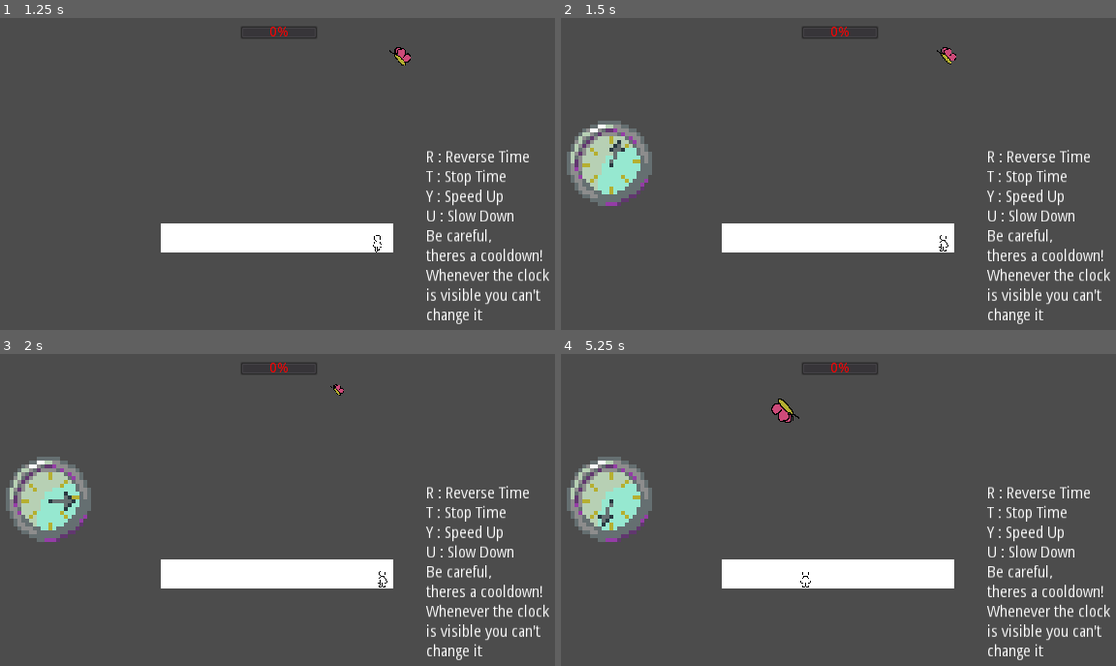
Above: before the commit, frames 1-4 (two rows, left to right).
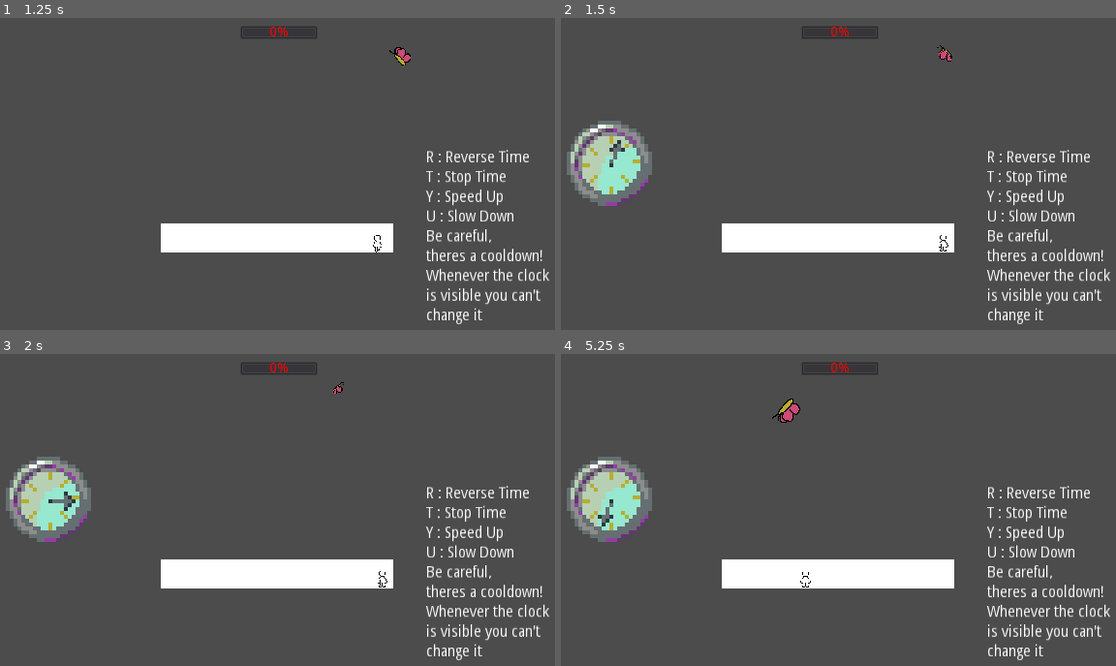
Above: after the commit, the same moments.

Repository: andersAsch0/Island-Game
Game: Godot game, scene res://scenes/BattleMode.tscn
The game is run twice, just before and just after one commit, with the same random seed, the same clock (stepped at 60 frames per second) and the same inputs. This scene is started directly instead of the project's main scene.
Inputs:
- Up to frame 1 (1.25 s): tap Enter (ui_accept) at 0.5, 0.77 s; hold Right (ui_right) from 0.53 s (still down); hold Space (dash) from 0.53 s (still down)
- Up to frame 2 (1.5 s): release Right (ui_right) at 1.28 s; release Space (dash) at 1.28 s; hold R (reverseTime) from 1.28 s (still down); tap F (enter_fight) at 1.35 s
- Up to frame 3 (2 s): keep holding R (reverseTime); tap Enter (ui_accept) at 1.52 s
- Up to frame 4 (5.25 s): release R (reverseTime) at 2.03 s; hold Right (ui_right) 2.03-2.78 s; hold T (stopTime) 2.03-2.78 s; hold Y (speedUpTime) 2.78-3.53 s; tap Space (dash) at 2.85 s; tap Enter (ui_accept) at 3.02, 3.77, 4.52 s; hold F (enter_fight) 3.53-4.28 s; hold Left (ui_left) 3.53-5.03 s; tap T (stopTime) at 4.35 s; hold R (reverseTime) from 5.03 s (still down); hold Space (dash) from 5.03 s (still down)

Frame 1 is identical in both runs. In frame 2, 0.1% of the frame differs, in the area x 67-72%, y 8-15%; in frame 3, less than 0.1%; in frame 4, 0.2%, in the area x 37-44%, y 14-23%.

Commit message:
mostly finished overhauling time system
still acts weird if time is reversed around the enemy approach (player attack round) but Im gonna put that off

Diff:
--- a/scenes/enemy.tscn
+++ b/scenes/enemy.tscn
@@ -19,6 +19,22 @@
 [sub_resource type="AtlasTexture" id=4]
 atlas = ExtResource( 1 )
 region = Rect2( 96, 0, 32, 32 )
+
+[sub_resource type="AtlasTexture" id=16]
+atlas = ExtResource( 1 )
+region = Rect2( 96, 0, 32, 32 )
+
+[sub_resource type="AtlasTexture" id=17]
+atlas = ExtResource( 1 )
+region = Rect2( 64, 0, 32, 32 )
+
+[sub_resource type="AtlasTexture" id=18]
+atlas = ExtResource( 1 )
+region = Rect2( 32, 0, 32, 32 )
+
+[sub_resource type="AtlasTexture" id=19]
+atlas = ExtResource( 1 )
+region = Rect2( 0, 0, 32, 32 )
 
 [sub_resource type="AtlasTexture" id=5]
 atlas = ExtResource( 1 )
@@ -52,6 +68,38 @@
 atlas = ExtResource( 1 )
 region = Rect2( 96, 32, 32, 32 )
 
+[sub_resource type="AtlasTexture" id=20]
+atlas = ExtResource( 1 )
+region = Rect2( 96, 32, 32, 32 )
+
+[sub_resource type="AtlasTexture" id=21]
+atlas = ExtResource( 1 )
+region = Rect2( 0, 32, 32, 32 )
+
+[sub_resource type="AtlasTexture" id=22]
+atlas = ExtResource( 1 )
+region = Rect2( 32, 32, 32, 32 )
+
+[sub_resource type="AtlasTexture" id=23]
+atlas = ExtResource( 1 )
+region = Rect2( 64, 32, 32, 32 )
+
+[sub_resource type="AtlasTexture" id=24]
+atlas = ExtResource( 1 )
+region = Rect2( 96, 0, 32, 32 )
+
+[sub_resource type="AtlasTexture" id=25]
+atlas = ExtResource( 1 )
+region = Rect2( 0, 0, 32, 32 )
+
+[sub_resource type="AtlasTexture" id=26]
+atlas = ExtResource( 1 )
+region = Rect2( 32, 0, 32, 32 )
+
+[sub_resource type="AtlasTexture" id=27]
+atlas = ExtResource( 1 )
+region = Rect2( 64, 0, 32, 32 )
+
 [sub_resource type="SpriteFrames" id=13]
 animations = [ {
 "frames": [ SubResource( 1 ), SubResource( 2 ), SubResource( 3 ), SubResource( 4 ) ],
@@ -59,9 +107,19 @@
 "name": "idle",
 "speed": 3.0
 }, {
+"frames": [ SubResource( 16 ), SubResource( 17 ), SubResource( 18 ), SubResource( 19 ) ],
+"loop": true,
+"name": "idleReverse",
+"speed": 5.0
+}, {
 "frames": [ SubResource( 5 ), SubResource( 6 ), SubResource( 7 ), SubResource( 8 ), SubResource( 9 ), SubResource( 10 ), SubResource( 11 ), SubResource( 12 ) ],
 "loop": true,
 "name": "moving",
+"speed": 5.0
+}, {
+"frames": [ SubResource( 20 ), SubResource( 21 ), SubResource( 22 ), SubResource( 23 ), SubResource( 24 ), SubResource( 25 ), SubResource( 26 ), SubResource( 27 ) ],
+"loop": true,
+"name": "movingReverse",
 "speed": 5.0
 } ]
 
@@ -79,7 +137,8 @@
 
 [node name="AnimatedSprite" type="AnimatedSprite" parent="."]
 frames = SubResource( 13 )
-animation = "moving"
+animation = "movingReverse"
+speed_scale = 0.0
 
 [node name="CollisionShape2D" type="CollisionShape2D" parent="."]
 position = Vector2( 0, 7 )
--- a/scripts/attackPatternJsonData/butterflyAttack.json
+++ b/scripts/attackPatternJsonData/butterflyAttack.json
@@ -1,10 +1,10 @@
 [
     {"loopStart": 1, "loopEnd": 7},
 	{"waitTime" : 0.4, "spawnLocationX": 50, "angle": 0},
-	{"waitTime" : 0.001, "spawnLocationX": 40, "angle": -0.2},
-	{"waitTime" : 0.4, "spawnLocationX": 60, "angle": 0.2},
-	{"waitTime" : 0.001, "spawnLocationX": 20, "angle": -0.4},
-	{"waitTime" : 0.4, "spawnLocationX": 80, "angle": 0.4},
-	{"waitTime" : 0.001, "spawnLocationX": 10, "angle": -0.6},
-	{"waitTime" : 0.4, "spawnLocationX": 90, "angle": 0.6}
+	{"waitTime" : 0.001, "spawnLocationX": 40, "angle": 0},
+	{"waitTime" : 0.4, "spawnLocationX": 60, "angle": 0},
+	{"waitTime" : 0.001, "spawnLocationX": 20, "angle": 0},
+	{"waitTime" : 0.4, "spawnLocationX": 80, "angle": 0},
+	{"waitTime" : 0.001, "spawnLocationX": 10, "angle": 0},
+	{"waitTime" : 0.4, "spawnLocationX": 90, "angle": 0}
 ]
--- a/scripts/battleMode/BattleMode.gd
+++ b/scripts/battleMode/BattleMode.gd
@@ -46,7 +46,6 @@
 
 
 func _input(event):
-	print(Global.timeIsNotStopped as int)
 	if($AbilityCoolDownTimer.time_left > 0):
 		return
 	if(event.is_action_pressed("reverseTime")):
--- a/scripts/battleMode/BattleModeEnemy.gd
+++ b/scripts/battleMode/BattleModeEnemy.gd
@@ -38,7 +38,7 @@
 		connect("attackPhaseEnding", get_parent(), "on_attack_phase_ending")
 		connect("enemyDead", get_parent(), "on_enemyDead")
 		Global.connect("timeMultiplierChanged", self, "changeAnimationSpeed")
-		Global.connect("timeFlowChanged", self, "stopOrStartAnimation")
+		Global.connect("timeFlowChanged", self, "startOrStopAnimation")
 
 
 func approach(): #stop attacking and slowly approach player
@@ -92,12 +92,15 @@
 		approach()
 
 func changeAnimationSpeed(): #called whenever the global time variable is changed, ugly but i cant find a better way
-	$enemyMovement/PathFollow2D/AnimatedSprite.speed_scale *= Global.currCombatTimeMultiplier
+	$enemyMovement/PathFollow2D/AnimatedSprite.set_speed_scale(abs(Global.currCombatTimeMultiplier))
+	if Global.currCombatTimeMultiplier < 0 and Global.timeIsNotStopped:
+		$enemyMovement/PathFollow2D/AnimatedSprite.play($enemyMovement/PathFollow2D/AnimatedSprite.animation, true)
 func startOrStopAnimation():
 	if Global.timeIsNotStopped:
-		$enemyMovement/PathFollow2D/AnimatedSprite.play()
+		$enemyMovement/PathFollow2D/AnimatedSprite.play($enemyMovement/PathFollow2D/AnimatedSprite.animation, Global.currCombatTimeMultiplier < 0)
 	else:
 		$enemyMovement/PathFollow2D/AnimatedSprite.stop()
+
 
 #TAKE DAMAGE
 
Not shown: 1 places in scenes/enemy.tscn that only renumber resources
